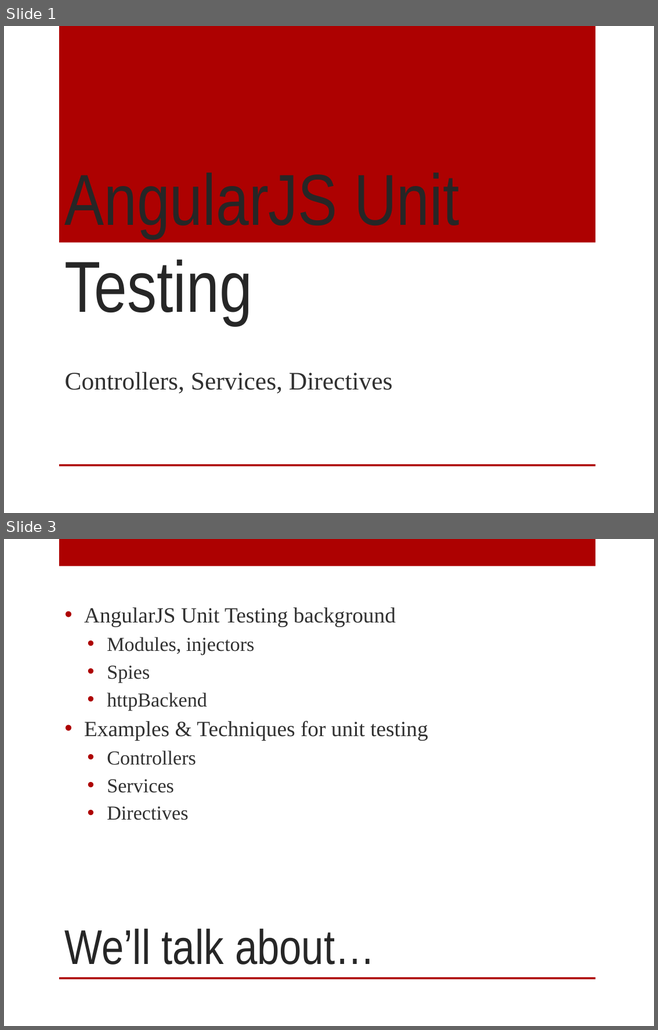
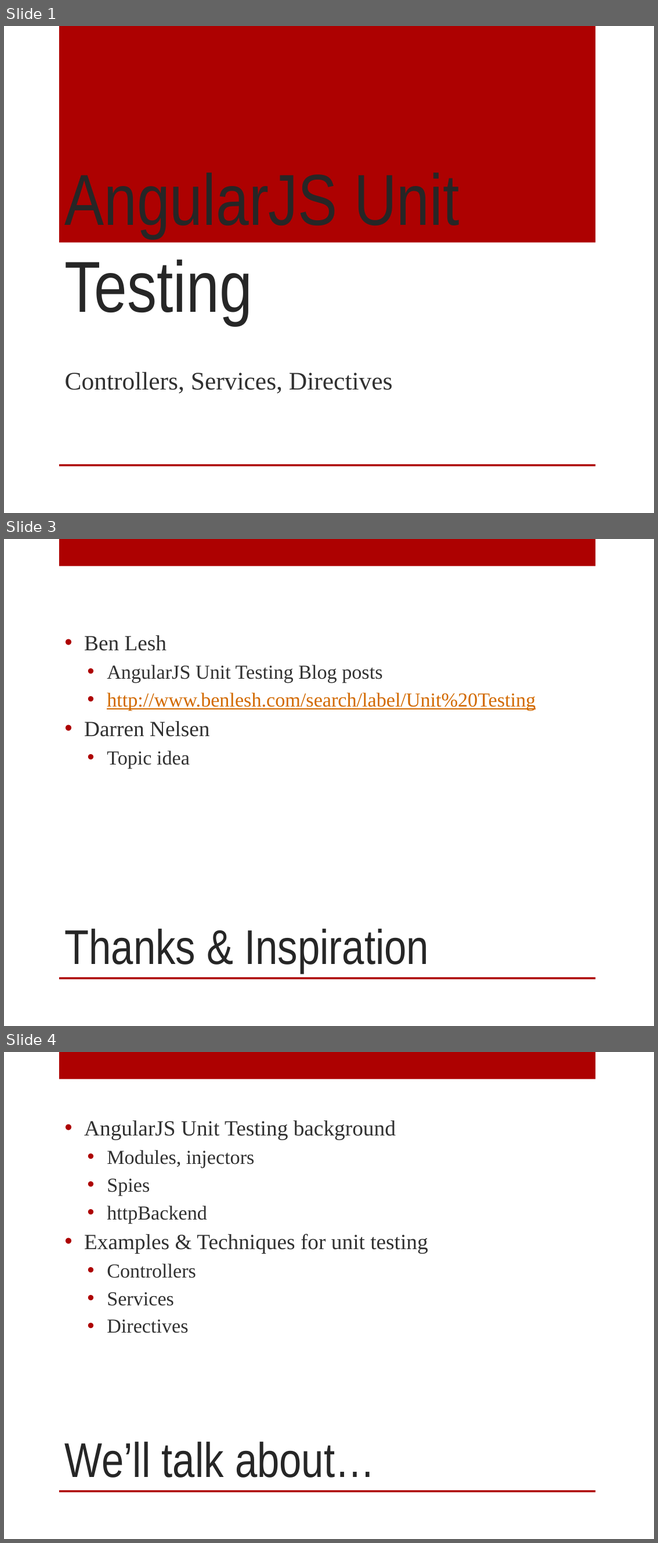
Before and after one commit to kennbrodhagen/angular-github-view, a slide deck: AngularJS Unit Testing.pptx. Shown one above the other, each under a label of ours: slides 1 and 3 before the commit, slides 1, 3 and 4 after it; the slides between them are not shown. The pictures are 658x1030 and 658x1543 pixels, drawn with LibreOffice and Linux fonts; fonts in the diff are those of the drawing; background and template pictures are left out. Boxes give left, top, right and bottom in pixels: in the first picture for what was removed or moved away, otherwise in the second. Text is boxed around its words. In the diff, an @@ line names an element or a change of style, - is before the commit and + after.

Commit message:
Added thanks & inspiration slide.

```diff
--- a/AngularJS Unit Testing.pptx
+++ b/AngularJS Unit Testing.pptx
@@ slide 3 added at [4,539,654,1026], background picture (left out); not listed: 2 template elements that a slide beside it also shows @@
@@ text added at [84,635,535,769], 22 pt, text #303030 @@
+• Ben Lesh
+  • AngularJS Unit Testing Blog posts
+  • http://www.benlesh.com/search/label/Unit%20Testing
+• Darren Nelsen
+  • Topic idea
@@ title added at [65,929,429,973], 54 pt, text #262626 @@
+Thanks & Inspiration
@@ what was slide 3 is now slide 4 @@
```
Also in this commit, not shown: 1 slide changed, 1 other slide added.
